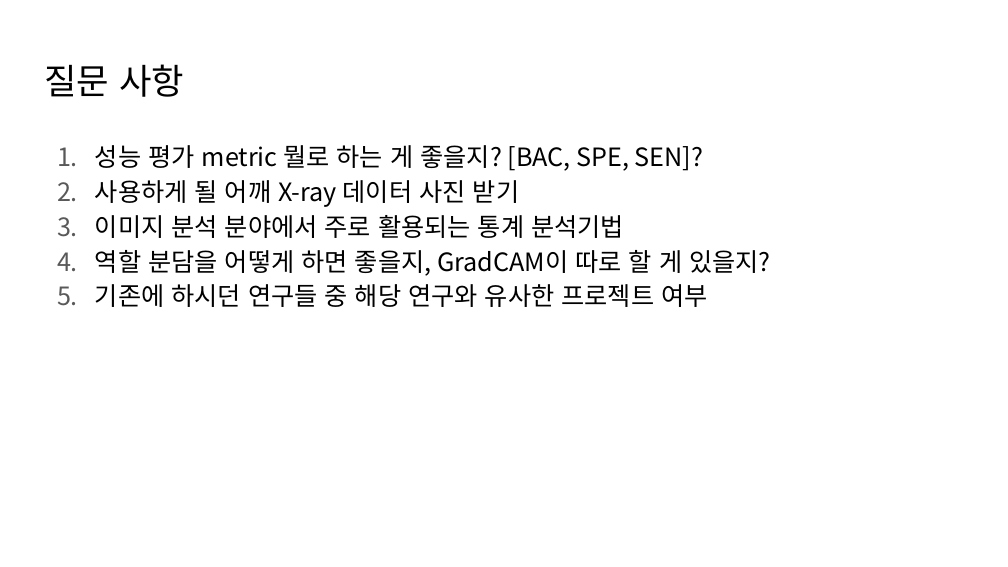
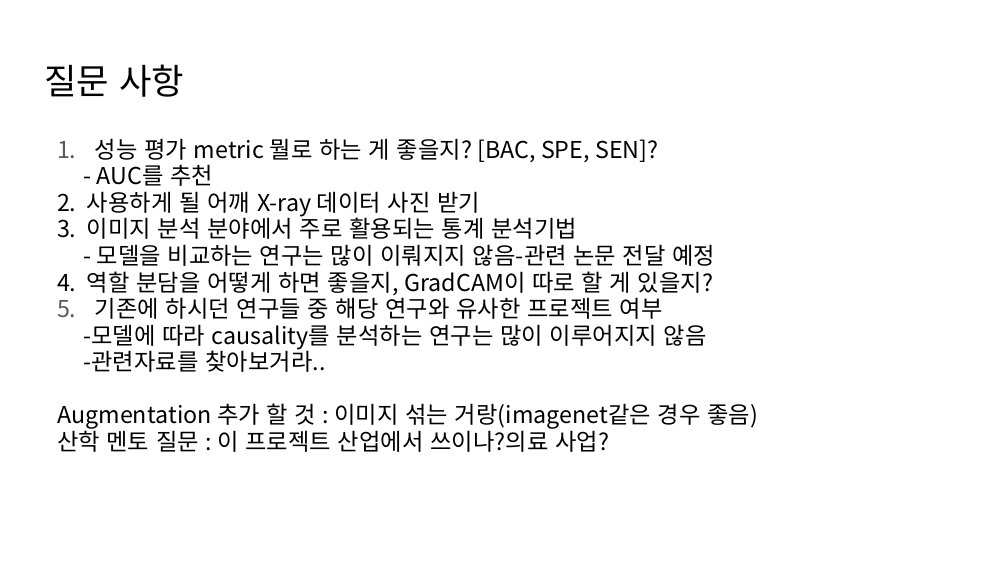
Before and after one commit to janett105/XAI_OP, a slide deck: slide 8 of presentation/meeting_1.pptx. Drawn at 1008x567 pixels with LibreOffice and Linux fonts; fonts in the diff are those of the drawing. Boxes give left, top, right and bottom in pixels: in the first picture for what was removed or moved away, otherwise in the second. Text is boxed around its words. In the diff, an @@ line names an element or a change of style, - is before the commit and + after.

```diff
--- a/presentation/meeting_1.pptx
+++ b/presentation/meeting_1.pptx
@@ text at (95,138,663,319): size 18 to 16.6 pt in "성능 평가 metric 뭘로 하는 게 좋을지? ...", "기존에 하시던 연구들 중 해당 연구와 유사한 ..."; line spacing 1.15 to 0.95 @@
@@ text at (57,164,716,295): text changed; size 18 to 16.6 pt @@
-2. 사용하게 될 어깨 X-ray 데이터 사진 받기
-3. 이미지 분석 분야에서 주로 활용되는 통계 분석기법
-4. 역할 분담을 어떻게 하면 좋을지, GradCAM이 따로 할 게 있을지?
+- AUC를 추천
+2. 사용하게 될 어깨 X-ray 데이터 사진 받기
+3. 이미지 분석 분야에서 주로 활용되는 통계 분석기법
+- 모델을 비교하는 연구는 많이 이뤄지지 않음-관련 논문 전달 예정
+4. 역할 분담을 어떻게 하면 좋을지, GradCAM이 따로 할 게 있을지?
@@ text at (57,324,758,452): paragraphs added @@
+-모델에 따라 causality를 분석하는 연구는 많이 이루어지지 않음
+-관련자료를 찾아보거라..
+Augmentation 추가 할 것 : 이미지 섞는 거랑(imagenet같은 경우 좋음)
+산학 멘토 질문 : 이 프로젝트 산업에서 쓰이나?의료 사업?
```
Also in this commit, not shown: 1 other slide changed, 8 other files.
